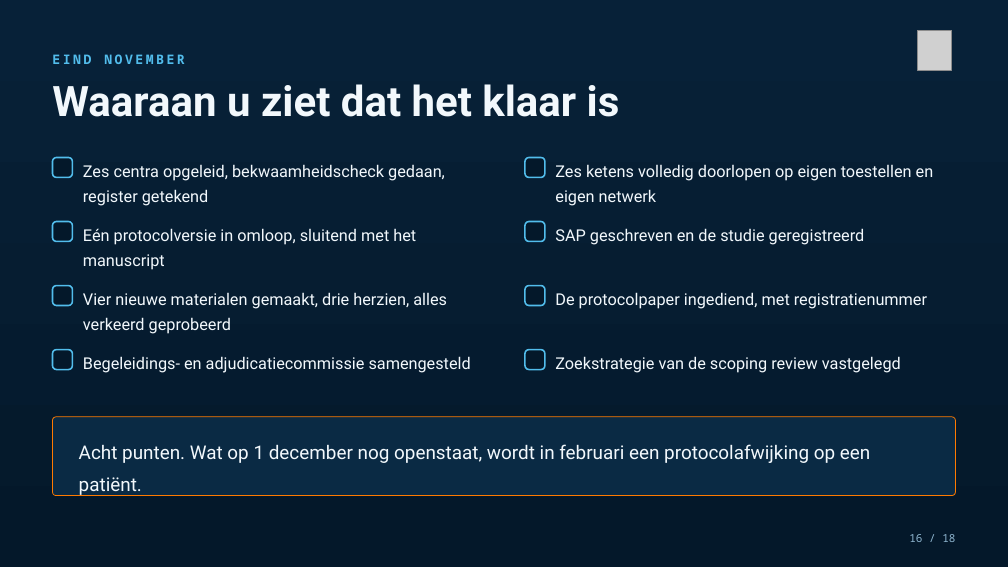
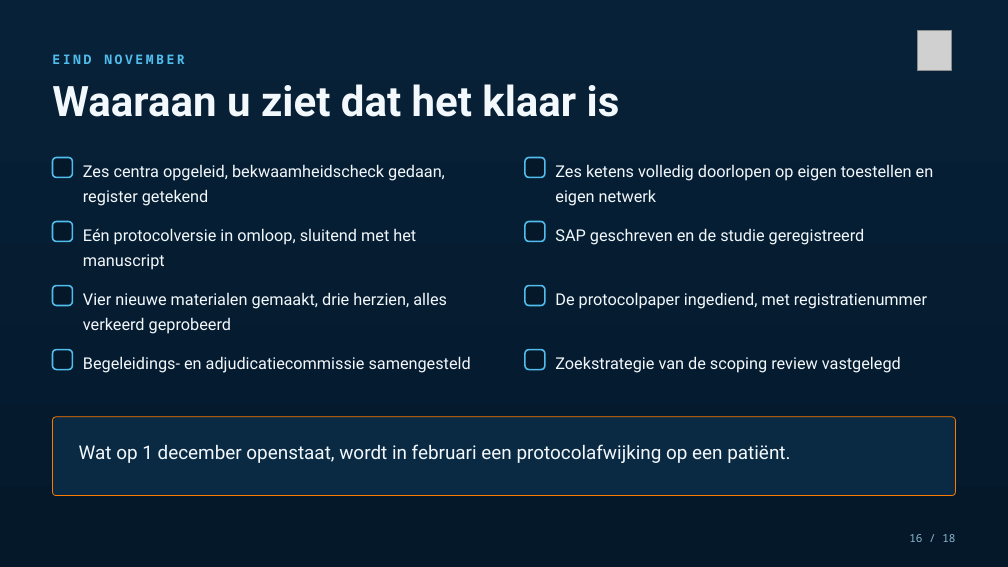
Before and after one commit to Dellfs/paradise-project, a slide deck: slide 16 of PARADISE_presentatie/PARADISE_planning_sep-nov.pptx. Drawn at 1008x567 pixels with LibreOffice and Linux fonts; fonts in the diff are those of the drawing; grey boxes stand for pictures. Boxes give left, top, right and bottom in pixels: in the first picture for what was removed or moved away, otherwise in the second. Text is boxed around its words. In the diff, an @@ line names an element or a change of style, - is before the commit and + after.

```diff
--- a/PARADISE_presentatie/PARADISE_planning_sep-nov.pptx
+++ b/PARADISE_presentatie/PARADISE_planning_sep-nov.pptx
@@ text at box(79, 444, 790, 463): text changed @@
-Acht punten. Wat op 1 december nog openstaat, wordt in februari een protocolafwijking op een patiënt.
+Wat op 1 december openstaat, wordt in februari een protocolafwijking op een patiënt.
```
Also in this commit, not shown: 8 other slides changed, 1 other file.
